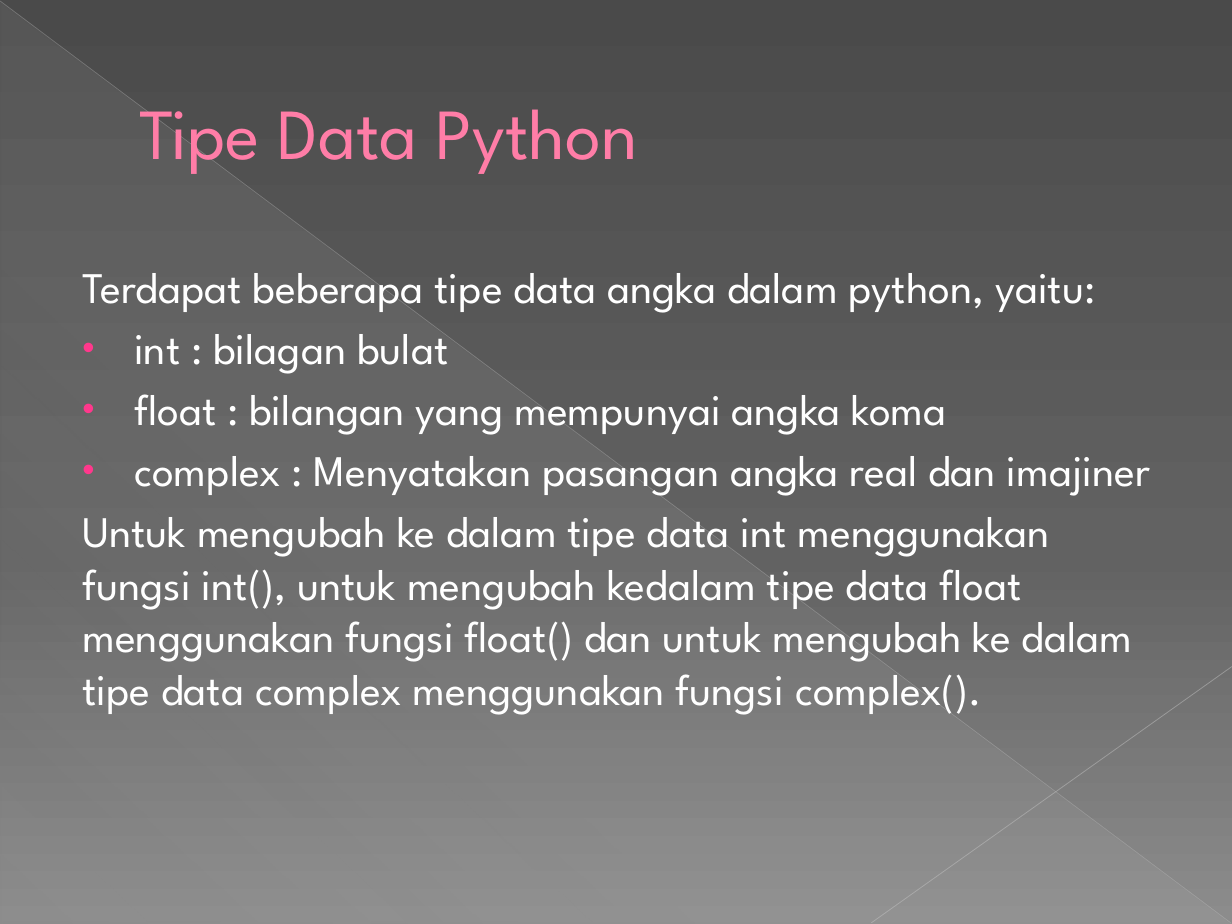
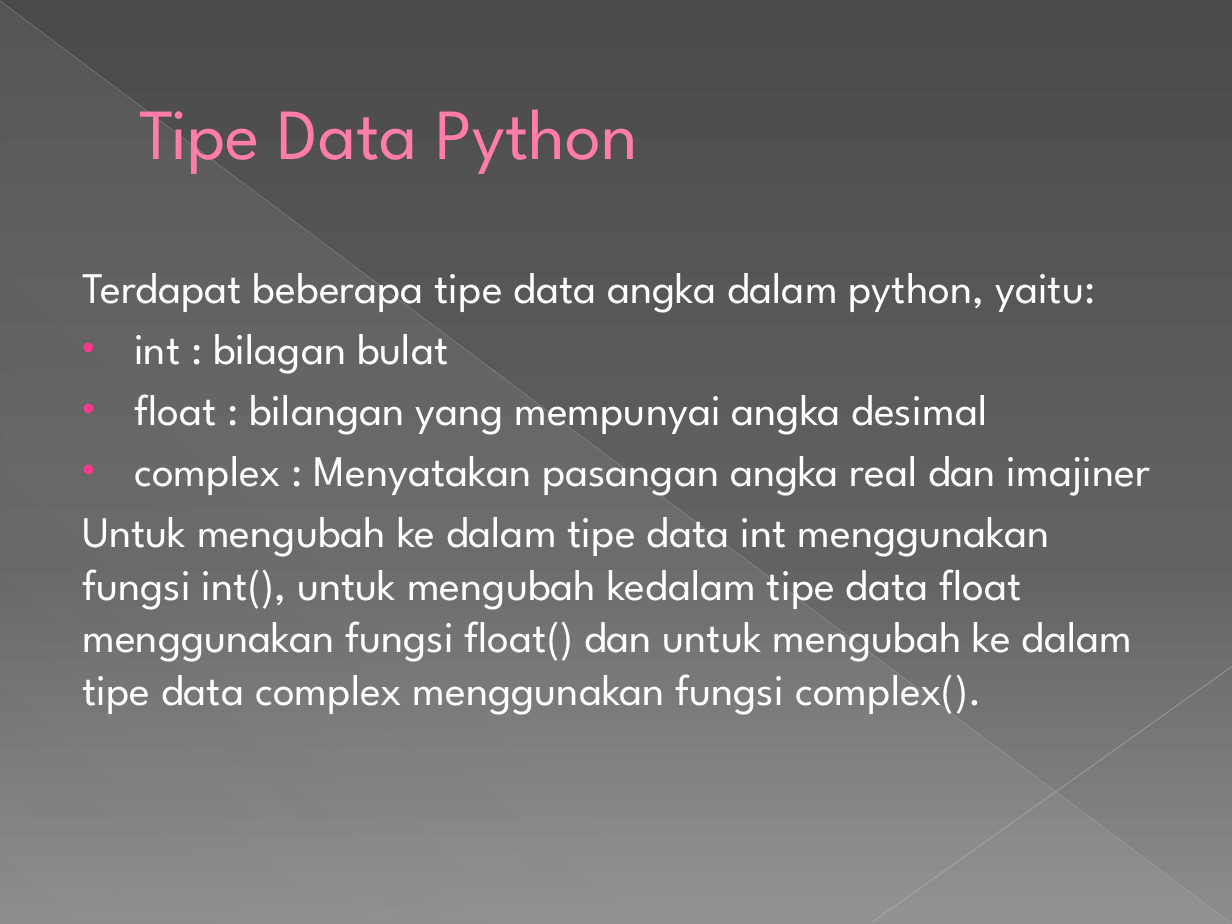
Before and after one commit to IrfanFadhilah48/Deep-Learning, a slide deck: slide 12 of DEEP LEARNING 1.pptx. Drawn at 1232x924 pixels with LibreOffice and Linux fonts; fonts in the diff are those of the drawing. Boxes give left, top, right and bottom in pixels: in the first picture for what was removed or moved away, otherwise in the second. Text is boxed around its words. In the diff, an @@ line names an element or a change of style, - is before the commit and + after.

```diff
--- a/DEEP LEARNING 1.pptx
+++ b/DEEP LEARNING 1.pptx
@@ text at (x1=134, y1=394, x2=987, y2=435): text changed @@
-• float : bilangan yang mempunyai angka koma
+• float : bilangan yang mempunyai angka desimal
```
Also in this commit, not shown: 3 other slides changed, 1 slide added.
